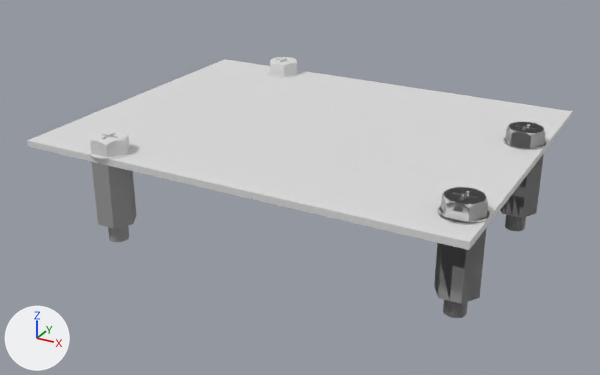
One commit to the glTF model model/ArduinoBoard/out.gltf: the scene before it, then after it.
Before and after are seen from a camera (50 mm lens) standing at (0.058, -0.1096, 0.0546) and looking at (-0.0009, -0.0027, 0.0011). Lighting does not change. The marker at lower left points along +X, +Y and +Z. Where no turn or scale is listed for an object, it has been applied to the vertices.

Names of what the first picture shows: 'out.board', 'out.screw_002', 'out.screw_003', 'out.screw_004', 'out.screw_005', 'out.standoff_001', 'out.standoff_002', 'out.standoff_005'.
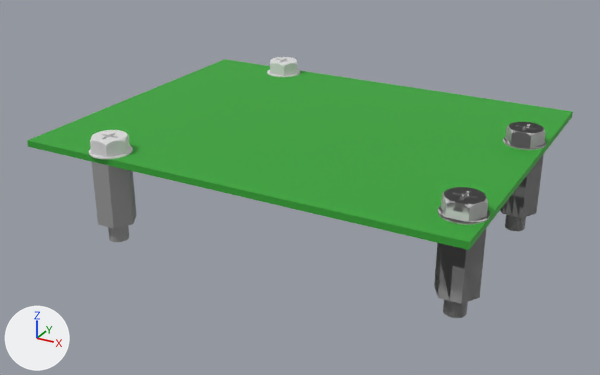
What changed in the scene script:
```text
Change mat_material_6:
    mat_material_6.base_color: (0.753, 0.753, 0.753) -> (0.0392, 0.392, 0.0392)  # light grey #e1e1e1 -> green #38a838
```

Boxes (x1, y1, x2, y2) around the edits, measured in the pictures (600 x 375 px):
'out.board', recoloured (white to green): (27, 59, 573, 250) in both
